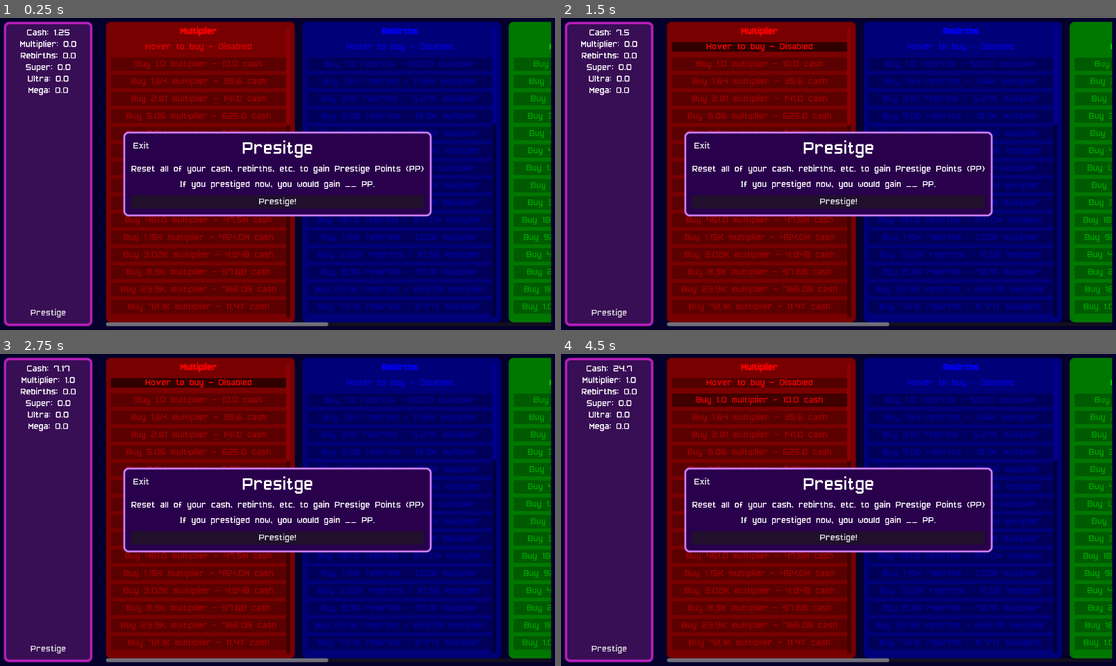
Above: before the commit, frames 1-4 (two rows, left to right).
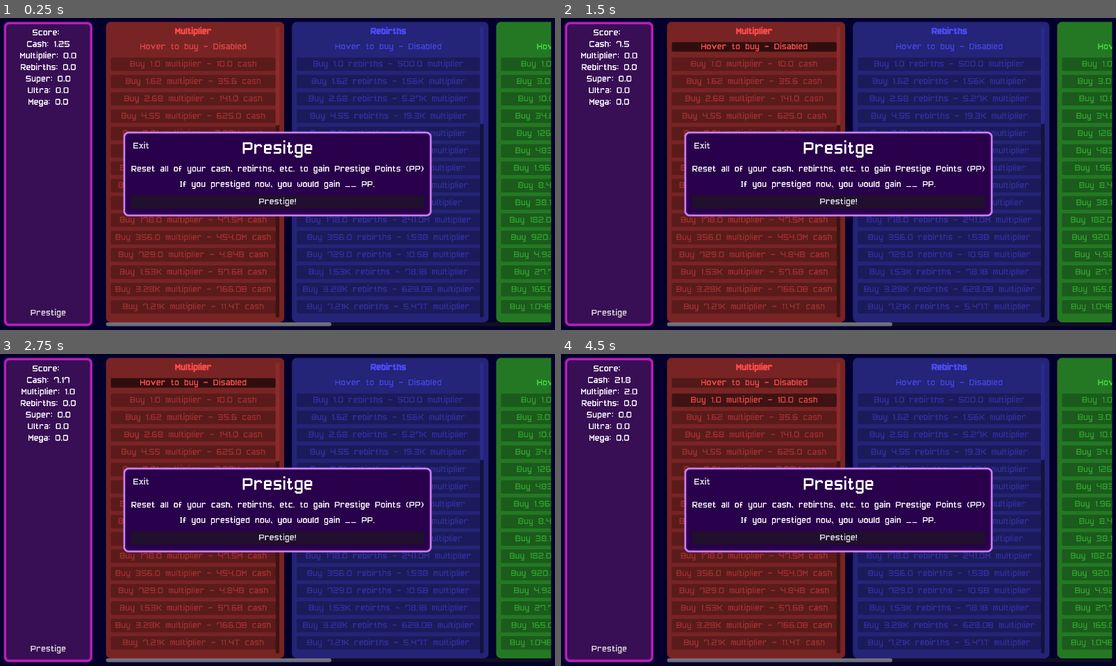
Above: after the commit, the same moments.

Repository: T3rryTim3/ButtonSim
Game: Godot game, scene res://Scenes/main.tscn
Same seed, same stepped clock (60 frames per second), same inputs: the game is played once before the commit and once after it.
Inputs (mouse positions are in pixels of both pictures, inside the frame that each line leads up to):
- Up to frame 1 (0.25 s): no input
- Up to frame 2 (1.5 s): click "Prestige" at 0.5 s; click "Hover to buy - Disabled" at 1.25 s
- Up to frame 3 (2.75 s): click (199, 400) at 2 s, where only the run before the commit has a clickable "Buy 1.0 multiplier - 10.0 cash"
- Up to frame 4 (4.5 s): click "Prestige!" at 2.75 s; click "Prestige" at 3.5 s; click "Hover to buy - Disabled" at 4.25 s

The runs differ from the first frame. In frame 1, 62% of the frame differs, in the area x 3-100%, y 1-99%; in frame 2, 62%; in frame 3, 62%; in frame 4, 61%.

Commit message:
Started prestige + Huge performance boost

Diff:
--- a/Scenes/main.tscn
+++ b/Scenes/main.tscn
@@ -116,6 +116,11 @@
 layout_mode = 2
 size_flags_horizontal = 6
 
+[node name="Score" type="Label" parent="Game/PanelContainer/HSplitContainer/SidePanel/PanelContainer/MarginContainer/VBoxContainer/ScrollContainer/Labels"]
+layout_mode = 2
+size_flags_horizontal = 4
+text = "Score: "
+
 [node name="Cash" type="Label" parent="Game/PanelContainer/HSplitContainer/SidePanel/PanelContainer/MarginContainer/VBoxContainer/ScrollContainer/Labels"]
 layout_mode = 2
 size_flags_horizontal = 4
--- a/Scenes/testscene.gd
+++ b/Scenes/testscene.gd
@@ -9,8 +9,9 @@
 
 func _process(delta: float) -> void:
 
-	var cash_multi = B.new(5)
-	Game.increase_stat("cash", cash_multi.multiply(B.new(delta)))
+	Game.increase_stat("cash", 5*delta)
+
+	#player.score
 
 	#$PanelContainer/MarginContainer/VBoxContainer/Label.text = Game.player.cash.to_scientific_notation()
 	%Labels/Cash.text = "Cash: " + str(Game.player.cash)
--- a/Scripts/Global/BigNum.gd
+++ b/Scripts/Global/BigNum.gd
@@ -254,7 +254,6 @@
 	B.normalize(result)
 	return result
 
-
 ## Subtracts two numbers and returns the B number result
 static func subtract(x, y) -> B:
 	x = B._typeCheck(x)
@@ -455,6 +454,15 @@
 	exponent = new_value.exponent
 	return self
 
+## Adds the float/int n to the current bignum.
+func quickPlusEquals(n:Variant) -> B:
+	if (n is not float) and float(n is not int):
+		printerr("quickPlus only takes integers or floats.")
+		return self
+	mantissa += n
+	B.normalize(self)
+	return self
+
 
 ## Equivalent of [code]B - n[/code]
 func minus(n) -> B:
@@ -468,11 +476,9 @@
 	exponent = new_value.exponent
 	return self
 
-
 ## Equivalent of [code]B * n[/code]
 func multiply(n) -> B:
 	return B.times(self, n)
-
 
 ## Equivalent of [code]B *= n[/code]
 func multiplyEquals(n) -> B:
--- a/Scripts/Global/Config.gd
+++ b/Scripts/Global/Config.gd
@@ -4,7 +4,7 @@
 
 const RESET_LAYERS = {
 	"multiplier": {
-		"color": Color(1,0,0),
+		"color": Color(1,.3,.3),
 		"reset": [],
 		"multiplies": {
 			"cash": 1
@@ -16,11 +16,12 @@
 			"exp_growth": 0.05
 		},
 		"init_val": 1,
-		"scale_val": 1.6
+		"scale_val": 1.6,
+		"exp_growth": .025
 	},
 
 	"rebirths": {
-		"color": Color(0,0,1),
+		"color": Color(0.3,0.3,1),
 		"reset": [
 			"cash",
 			"multiplier"
@@ -36,11 +37,12 @@
 			"exp_growth": .05
 		},
 		"init_val": 1,
-		"scale_val": 1.6
+		"scale_val": 1.6,
+		"exp_growth": .025
 	},
 
 	"super": {
-		"color": Color(0,1,0),
+		"color": Color(0.3,1,0.3),
 		"reset": [
 			"cash",
 			"multiplier",
@@ -58,11 +60,12 @@
 			"exp_growth": .025
 		},
 		"init_val": 1,
-		"scale_val": 3
+		"scale_val": 3,
+		"exp_growth": .025
 	},
 
 	"ultra": {
-		"color": Color(0,1,1),
+		"color": Color(0.3,1,1),
 		"reset": [
 			"cash",
 			"multiplier",
@@ -82,7 +85,8 @@
 			"exp_growth": .02
 		},
 		"init_val": 1,
-		"scale_val": 3
+		"scale_val": 3,
+		"exp_growth": .025
 	},
 
 	"mega": {
@@ -108,7 +112,8 @@
 			"exp_growth": .02
 		},
 		"init_val": 1,
-		"scale_val": 3
+		"scale_val": 3,
+		"exp_growth": .025
 	}
 }
 
@@ -123,8 +128,14 @@
 	}
 }
 
-var wipes = {
-	"prestige": {
+## Reorganized reset data for the multipliers. Done to save performance.
+var reset_stat_multis = {}
 
-	}
-}
+func _ready() -> void:
+
+	## Load data in reset_stat_multis
+	for k in RESET_LAYERS:
+		for multi in RESET_LAYERS[k]["multiplies"]:
+			if not multi in reset_stat_multis:
+				reset_stat_multis[multi] = []
+			reset_stat_multis[multi].append([k, RESET_LAYERS[k]["multiplies"][multi]])
--- a/Scripts/Global/data.gd
+++ b/Scripts/Global/data.gd
@@ -1,64 +1 @@
 extends Node
-
-var data = {
-	"Stats": {
-		"Currencies": [
-		]
-	},
-	"Achievements": {
-
-	},
-	"Unlocks": {
-
-	}
-}
-
-## Exports data to a json format.
-func to_json(data:Dictionary) -> String:
-	return ""
-
-## Inverse of to_json; Converts a json string into a dictionary of data.
-func from_json(json:String) -> Dictionary:
-	return {}
-
-#region Stat Management
-## Returns the index of the passed stat id if present in the passed array. Returns -1 if not present.
-func stat_present(stat:String, arr:Array) -> bool:
-
-	var idx:int = 0
-
-	for k in arr:
-		if k is Util.Currency and k.id == stat:
-			return idx
-		idx += 1
-
-	return -1
-
-## Returns the dataval of a stat, or creates it (set to 0e0) if not already there.
-func get_currency(stat:String) -> Util.Currency:
-
-	var idx = stat_present(stat, data["Stats"]["Currencies"])
-	if idx >= 0: # If the stat was found
-		return data["Stats"]["Currencies"][idx]
-	return null
-
-## Gets the bignum of a currency. Returns 1 if not present.
-func get_currency_val(stat:String) -> Util.BigNum:
-	var curr = get_currency(stat)
-	if curr:
-		return curr.val
-	return Util.BigNum.new(1)
-
-## Gets the value that would be added to a stat
-func get_add_val(stat:String, val:Util.BigNum) -> Util.BigNum:
-	var add_val = Util.BigNum.new(val.num, val.exp)
-	match stat:
-		"cash":
-			return data["Stats"][stat]
-	return add_val
-
-#endregion
-
-#
-#func _ready() -> void:
-	#print(get_currency("cash").to_scientific_notation())
--- a/Scripts/Global/game.gd
+++ b/Scripts/Global/game.gd
@@ -4,6 +4,8 @@
 
 var NUM_0 = B.new(0)
 var NUM_1 = B.new(1)
+
+var _cached_stat_increases := {}
 
 func get_player_data():
 	var s = {
@@ -17,6 +19,14 @@
 		"mega":B.new(0),
 		"prestige_points":B.new(0),
 
+		"resets": {
+			"prestige": {
+				"count" : 0
+			},
+		},
+
+		"buy_speed": 0.01, ## Time it takes for each button buy
+
 		"upgrades": {}
 
 	}
@@ -24,14 +34,11 @@
 	return s
 
 ## Get the multiplier of a stat from all of the reset data.
-func _get_reset_multi(key:String) -> B:
-	var mul = B.new(1)
+func _get_reset_multi(mul:B, key:String) -> B:
 
-	for k in Config.RESET_LAYERS:
-		if key not in Config.RESET_LAYERS[k]["multiplies"]:
-			continue
-		var val = Game.player[k].multiply(B.new(Config.RESET_LAYERS[k]["multiplies"][key]))
-		mul = mul.multiply(val.plus(B.new(1)))
+	if key in Config.reset_stat_multis:
+		for k in Config.reset_stat_multis[key]:
+			mul.multiplyEquals(player[k[0]].multiply(k[1]).quickPlusEquals(1.0))
 
 	return mul
 
@@ -41,11 +48,25 @@
 	if key not in Game.player:
 		print_debug("Warning: Key not found for increase.")
 
-	val = val.multiply(_get_reset_multi(key))
-	return val
+	var mul:B
+
+	if key in _cached_stat_increases:
+		mul = _cached_stat_increases[key]
+	else:
+		mul = B.new(1)
+		mul = _get_reset_multi(mul, key)
+		_cached_stat_increases[key] = mul
+
+	return val.multiply(mul)
 
 ## Increase a stat accounting for multipliers. The stat is assumed to be a direct key of player
-func increase_stat(key:String, val:B):
+func increase_stat(key:String, val:Variant):
+
+	if val is float or val is int:
+		val = B.new(val)
+	elif val is not B:
+		printerr("Non-number passed to increase stat!")
+		return
 
 	if key not in Game.player:
 		print_debug("Warning: Key not found for increase.")
@@ -53,7 +74,7 @@
 	player[key] = player[key].plus(get_stat_increase(key, val))
 
 ## Gets a stat from the player
-func get_stat(stat:String) -> B:
+func get_stat(stat:String) -> Variant:
 	return player[stat]
 
 ## Sets a player's stat
@@ -64,5 +85,8 @@
 func zero_stat(stat:String) -> void:
 	player[stat] = Game.NUM_0
 
+func _process(delta: float) -> void:
+	_cached_stat_increases = {}
+
 func _ready() -> void:
 	player = get_player_data()
--- a/Scripts/UI/prestige_menu.gd
+++ b/Scripts/UI/prestige_menu.gd
@@ -6,5 +6,8 @@
 func close():
 	hide()
 
+func _prestige() -> void:
+	pass
+
 func _ready() -> void:
 	$Prestige/Exit.pressed.connect(close)
--- a/Scripts/UI/reset_button.gd
+++ b/Scripts/UI/reset_button.gd
@@ -11,13 +11,22 @@
 var update_cooldown:float = 2
 var current_update_cooldown:float = 0
 
+var init_cost:float
+var init_gain:float
+var button_cost:B ## Cost of the button after multiplying by index
+var button_gain:B ## Gain of the button after muiltiplying by index
+
+var buying:bool = false
+var bought:int = 0 ## Amount of times bought
+var buy_time:float = 0.0 ## Current time spent buying. Used to calculate buy amounts
+
 ## Returns the hold-buy speed
 func _get_buy_speed() -> float:
 	return 1
 
 func _get_button_cost(button_index:int):
 
-	var c = B.new(Config.RESET_LAYERS[key]["cost"]["init"])
+	var c = B.new(init_cost)
 	c = c.multiply(B.new(Config.RESET_LAYERS[key]["cost"]["scale"]).power(button_index))
 
 	if "exp_growth" in Config.RESET_LAYERS[key]["cost"]:
@@ -27,34 +36,38 @@
 
 func _get_button_gain(button_index:int):
 
-	var g = B.new(Config.RESET_LAYERS[key]["init_val"])
+	var g = B.new(init_gain)
 	g.multiplyEquals(B.new(Config.RESET_LAYERS[key]["scale_val"]).power(button_index))
 
-	if "exp_growth" in Config.RESET_LAYERS[key]["cost"]:
-		g = g.power(Config.RESET_LAYERS[key]["cost"]["exp_growth"] * button_index+1)
-
-	g = Game.get_stat_increase(key, g)
+	if "exp_growth" in Config.RESET_LAYERS[key]:
+		g = g.power(Config.RESET_LAYERS[key]["exp_growth"] * button_index+1)
 
 	return g
 
-## When a button is pressed to purchase the reset layer.
-func _button_pressed():
+## When a button is pressed to purchase the reset layer. Bulk determines the number of times bought
+func _button_pressed(bulk:int=1):
 
-	var cost = _get_button_cost(button_idx)
-	var gain = _get_button_gain(button_idx)
-
-	if not Game.get_stat(currency).exceeds(cost):
+	if bulk <= 0:
 		return
 
-	Game.set_stat(currency, Game.player[currency].minus(cost))
-	for reset in Config.RESET_LAYERS[key]["reset"]:
-		Game.zero_stat(reset)
+	update_stats()
 
-	Game.increase_stat(key, gain)
+	for i in range(bulk):
+		if not Game.get_stat(currency).exceeds(cost):
+			return
+
+		Game.set_stat(currency, Game.player[currency].minus(cost))
+		for reset in Config.RESET_LAYERS[key]["reset"]:
+			Game.zero_stat(reset)
+
+		Game.increase_stat(key, gain)
+		bought += 1
 
 func update_stats() -> void: # Updates internal cost and gain values
-	cost = _get_button_cost(button_idx)
-	gain = _get_button_gain(button_idx)
+	button_cost = _get_button_cost(button_idx)
+	button_gain = _get_button_gain(button_idx)
+	cost = button_cost
+	gain = button_gain
 
 ## Update a button's data
 func update():
@@ -64,8 +77,29 @@
 	disabled = not Game.get_stat(currency).exceeds(cost)
 
 func _process(delta: float) -> void:
-	update_stats()
+	#current_update_cooldown += delta
+	#if current_update_cooldown > update_cooldown:
+		#current_update_cooldown = 0
+	gain = Game.get_stat_increase(key, button_gain)
+
+	## Hold-to-buy
+	if buying:
+		if not disabled:
+			var to_buy = buy_time / Game.get_stat("buy_speed")
+			buy_time += delta
+			_button_pressed(max(0, to_buy - bought))
+
+		if (!button_pressed) and not disabled:
+			print("E")
+			buying = false
+
 	update()
 
 func _ready():
 	currency = Config.RESET_LAYERS[key]["cost"]["currency"]
+	init_cost = Config.RESET_LAYERS[key]["cost"]["init"]
+	init_gain = Config.RESET_LAYERS[key]["init_val"]
+
+	button_down.connect(func(): buy_time = 0; buying = true; bought = 0)
+
+	update_stats()
--- a/Scripts/UI/reset_layer.gd
+++ b/Scripts/UI/reset_layer.gd
@@ -17,7 +17,7 @@
 	for child in desc_vbox.get_children():
 		if child.has_meta("mult"):
 			var mult = child.get_meta("mult")
-			child.text = mult.capitalize() + ": x" + str((Game.get_stat(key).multiply(B.new(Config.RESET_LAYERS[key]["multiplies"][mult]))).plus(B.new(1)))
+			child.text = mult.capitalize() + ": x" + str((Game.get_stat(key).multiply(Config.RESET_LAYERS[key]["multiplies"][mult])))
 
 func _process(delta: float) -> void:
 	_reload()
